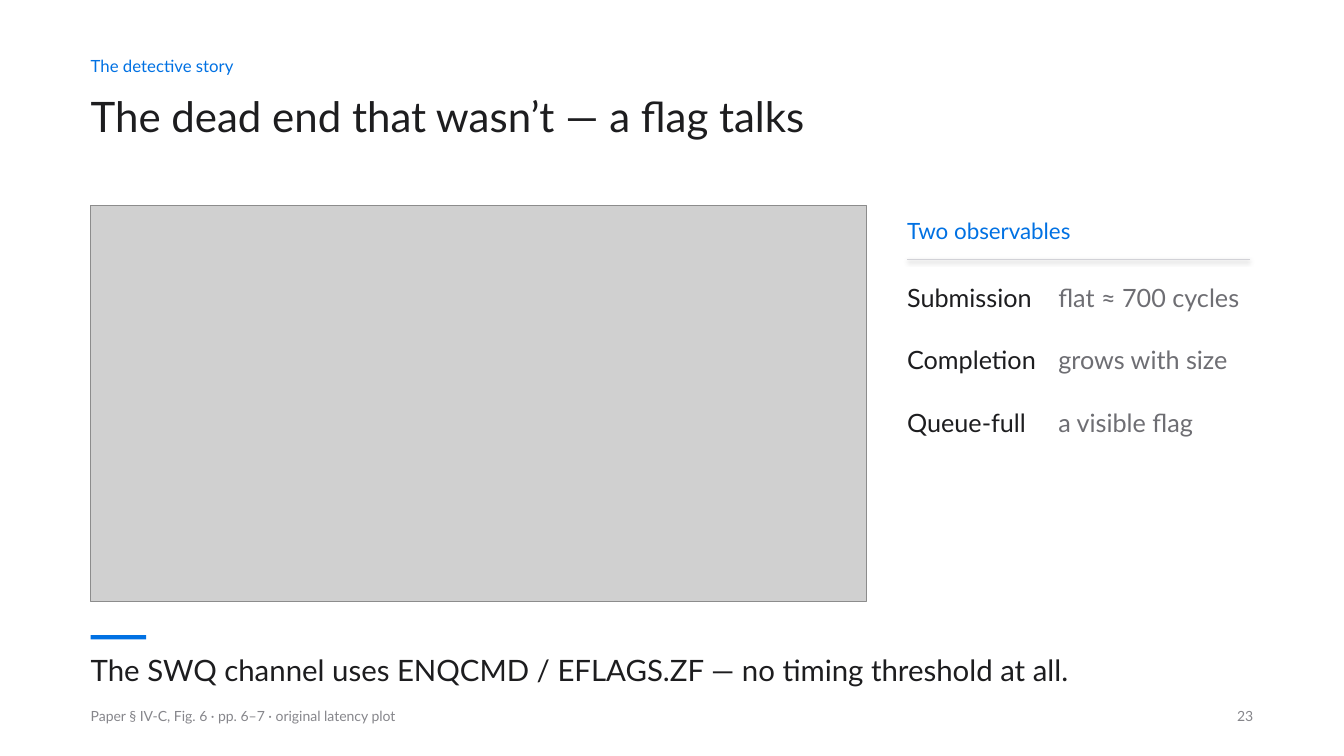
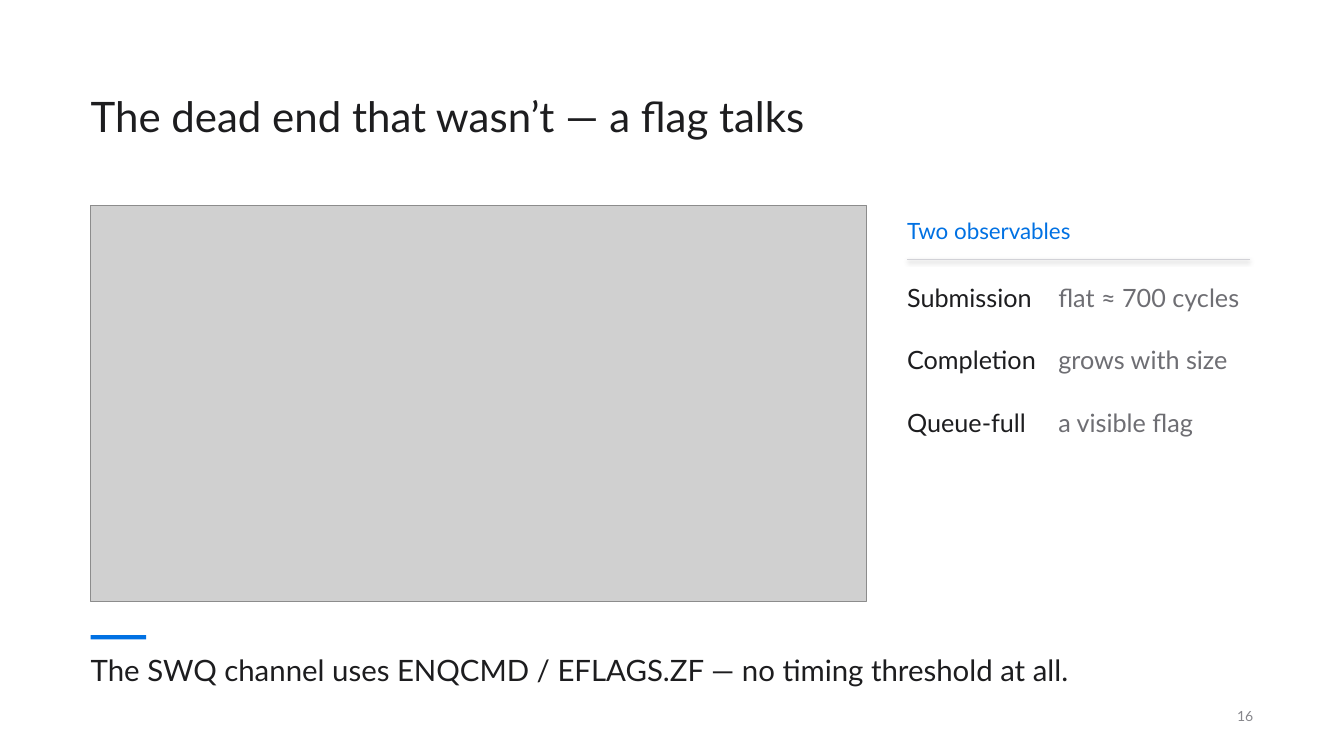
Before and after one commit to siddharthbc/Microarch-presentation, a slide deck: slide 16 of deck_v2/output/DSASSASSIN_v2.pptx (slide 23 before the commit). Drawn at 1344x756 pixels with LibreOffice and Linux fonts; fonts in the diff are those of the drawing; grey boxes stand for pictures. Boxes give left, top, right and bottom in pixels: in the first picture for what was removed or moved away, otherwise in the second. Text is boxed around its words. In the diff, an @@ line names an element or a change of style, - is before the commit and + after.

```diff
--- a/deck_v2/output/DSASSASSIN_v2.pptx
+++ b/deck_v2/output/DSASSASSIN_v2.pptx
@@ text removed at [91, 59, 234, 75] @@
-The detective story
@@ text removed at [91, 711, 396, 724] @@
-Paper § IV-C, Fig. 6 · pp. 6–7 · original latency plot
@@ text at [1237, 711, 1253, 721]: text changed @@
-23
+16
```
Also in this commit, not shown: 37 other slides changed, 5 slides added, 22 slides removed, 54 other files.
